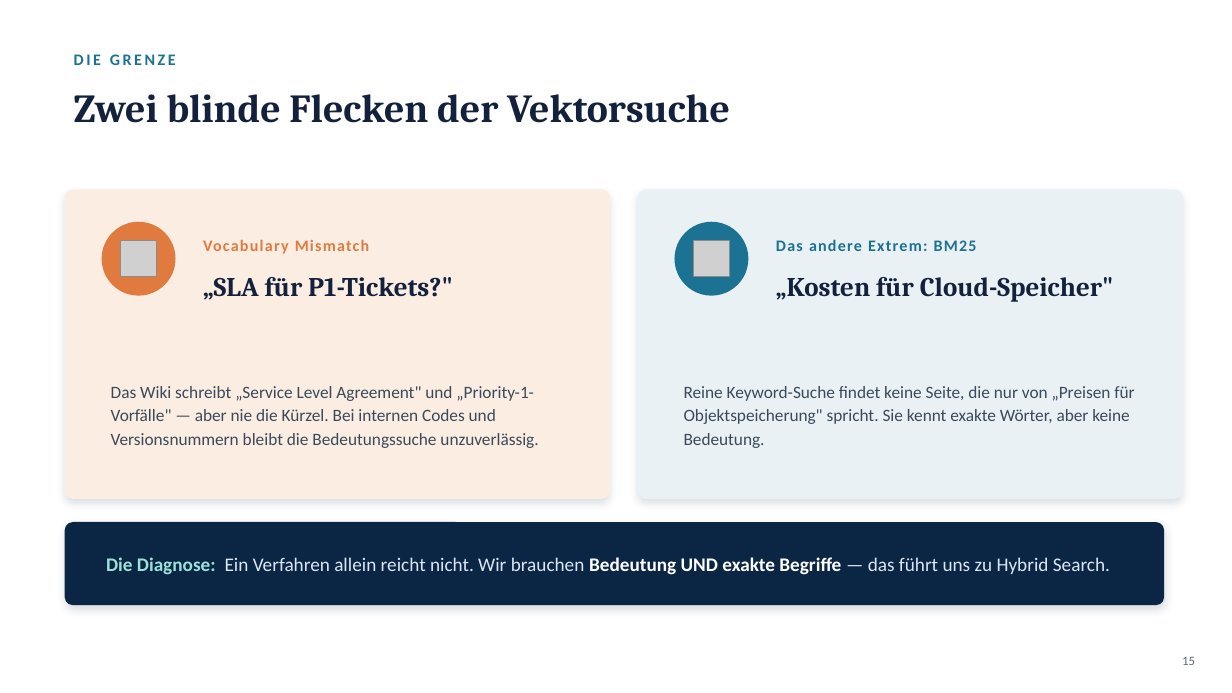
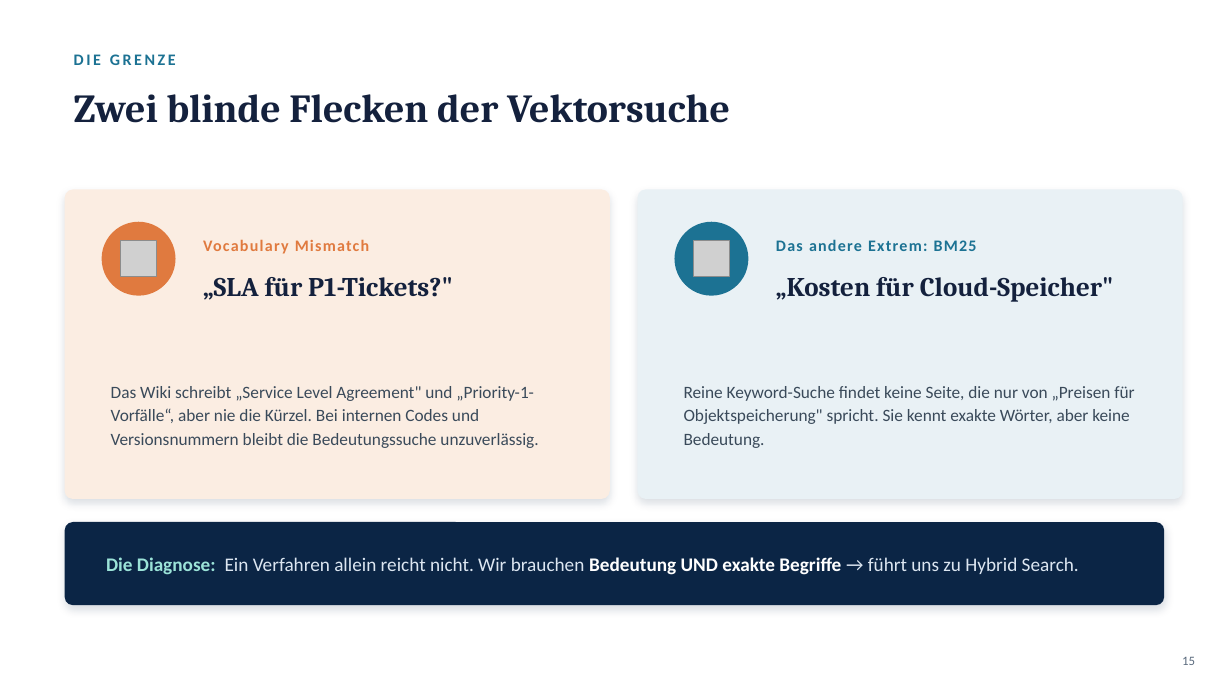
Before and after one commit to JBderLeuchtturm/nordlicht-workshop, a slide deck: slide 15 of RAG_Advanced_Folien.pptx. Drawn at 1232x693 pixels with LibreOffice and Linux fonts; fonts in the diff are those of the drawing; grey boxes stand for pictures. Boxes give left, top, right and bottom in pixels: in the first picture for what was removed or moved away, otherwise in the second. Text is boxed around its words. In the diff, an @@ line names an element or a change of style, - is before the commit and + after.

```diff
--- a/RAG_Advanced_Folien.pptx
+++ b/RAG_Advanced_Folien.pptx
@@ text at <box>111,386,538,448</box>: text changed @@
-Das Wiki schreibt „Service Level Agreement" und „Priority-1-Vorfälle" — aber nie die Kürzel. Bei internen Codes und Versionsnummern bleibt die Bedeutungssuche unzuverlässig.
+Das Wiki schreibt „Service Level Agreement" und „Priority-1-Vorfälle“, aber nie die Kürzel. Bei internen Codes und Versionsnummern bleibt die Bedeutungssuche unzuverlässig.
@@ text at <box>106,557,1079,575</box>: text changed @@
-Die Diagnose: Ein Verfahren allein reicht nicht. Wir brauchen Bedeutung UND exakte Begriffe — das führt uns zu Hybrid Search.
+Die Diagnose: Ein Verfahren allein reicht nicht. Wir brauchen Bedeutung UND exakte Begriffe → führt uns zu Hybrid Search.
```
Also in this commit, not shown: 29 other slides changed, 1 slide removed.
